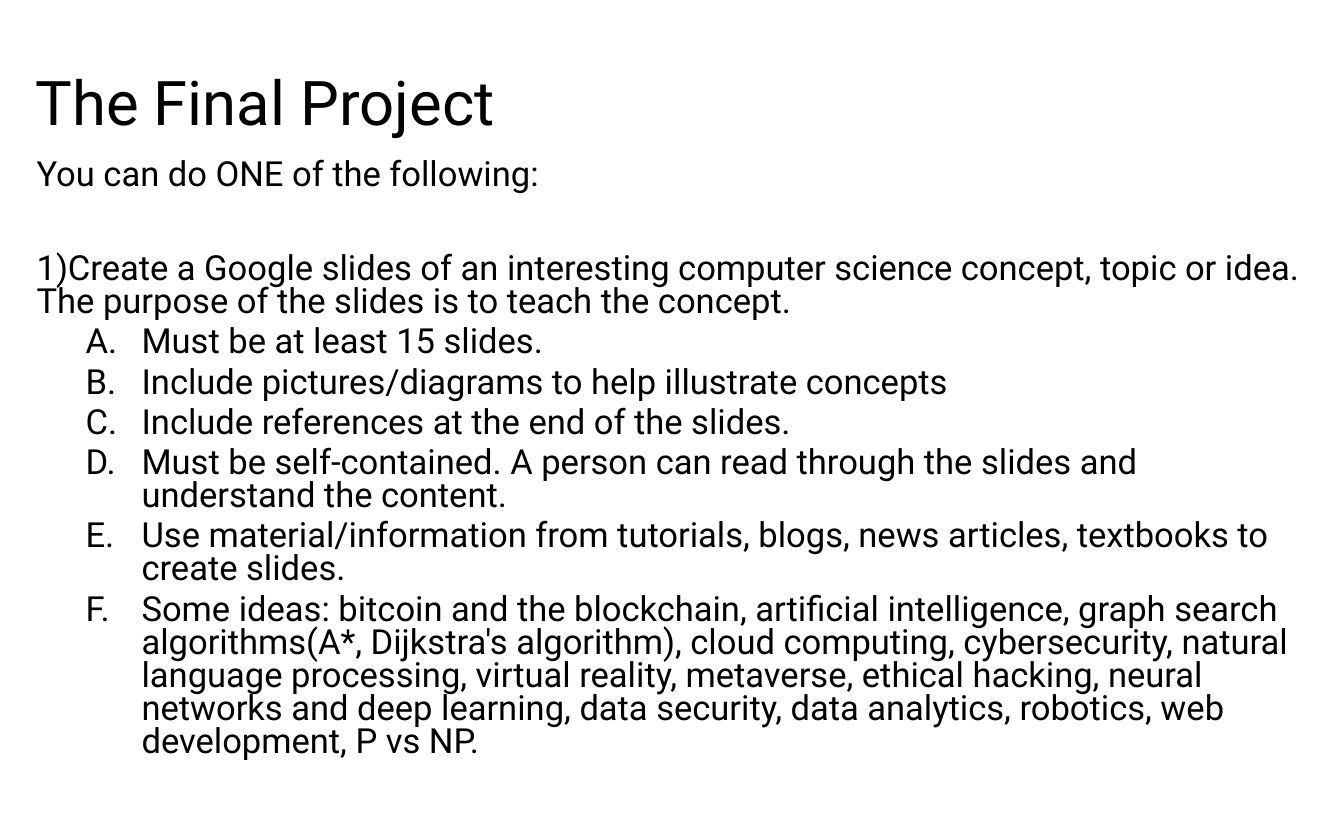
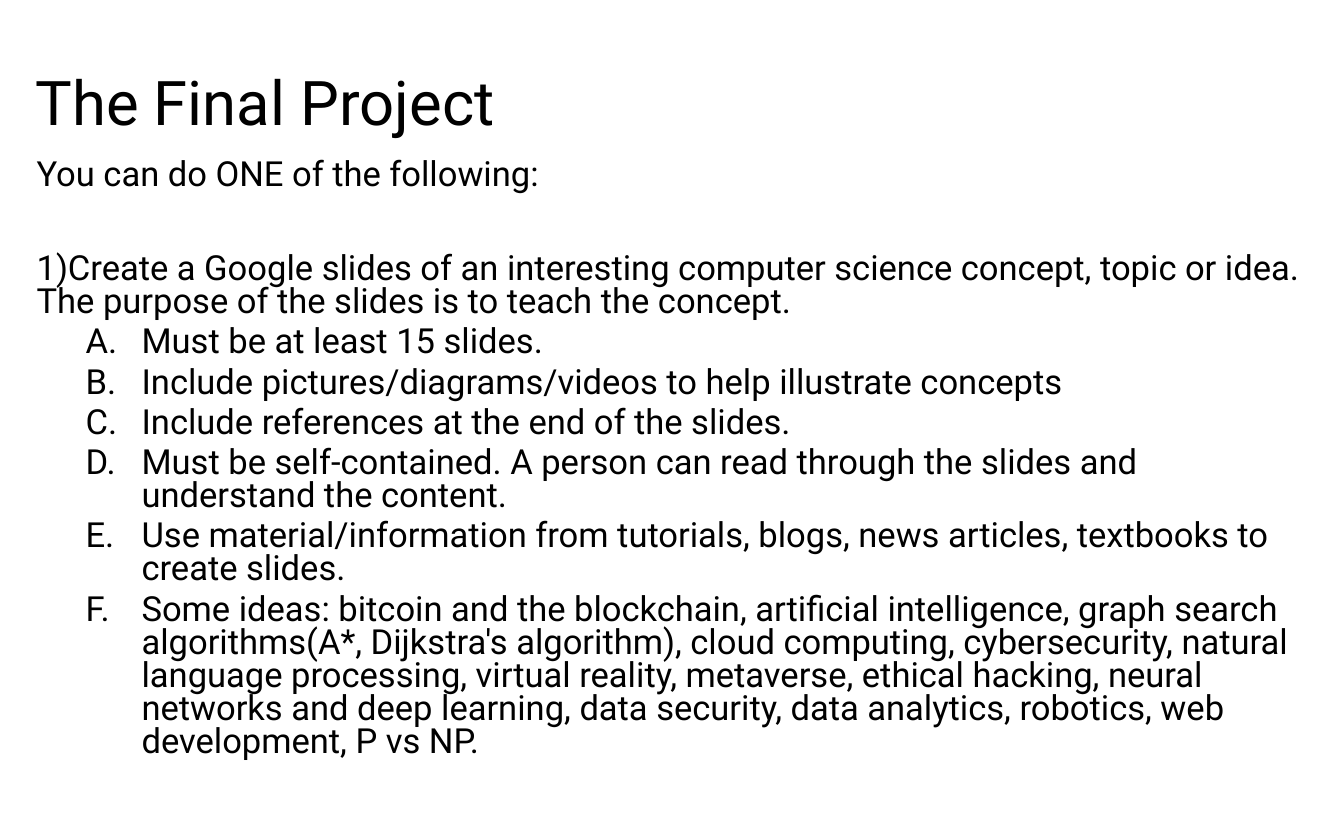
Before and after one commit to LongBaoNguyen/longbaonguyen.github.io, a slide deck: slide 2 of courses/apcsp/final_project.pptx. Drawn at 1344x840 pixels with LibreOffice and Linux fonts; fonts in the diff are those of the drawing. Boxes give left, top, right and bottom in pixels: in the first picture for what was removed or moved away, otherwise in the second. Text is boxed around its words. In the diff, an @@ line names an element or a change of style, - is before the commit and + after.

```diff
--- a/courses/apcsp/final_project.pptx
+++ b/courses/apcsp/final_project.pptx
@@ text at (x1=142, y1=368, x2=1062, y2=402): text changed @@
-  B. Include pictures/diagrams to help illustrate concepts
+  B. Include pictures/diagrams/videos to help illustrate concepts
```
Also in this commit, not shown: 1 other slide changed, 1 slide removed, 7 other files.
